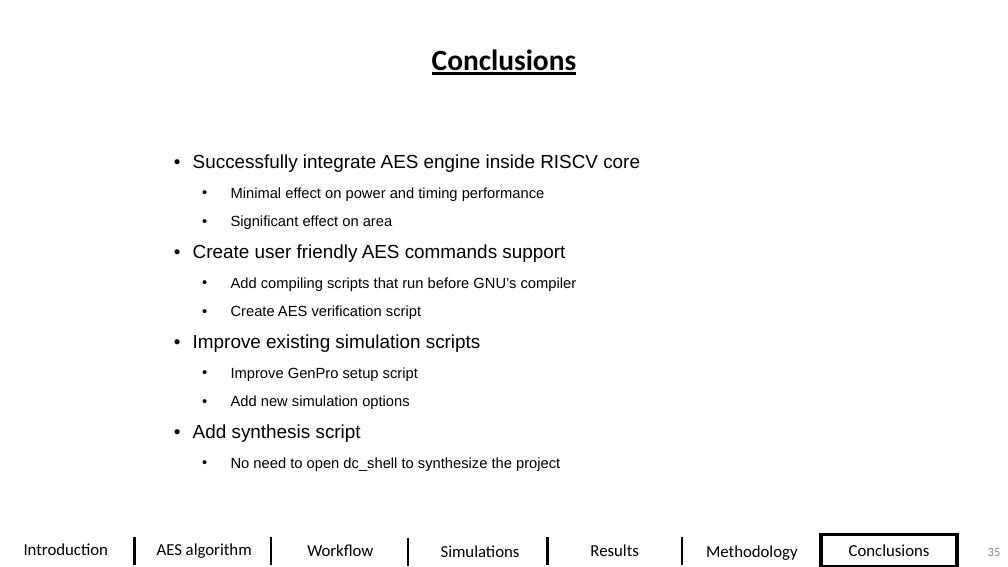
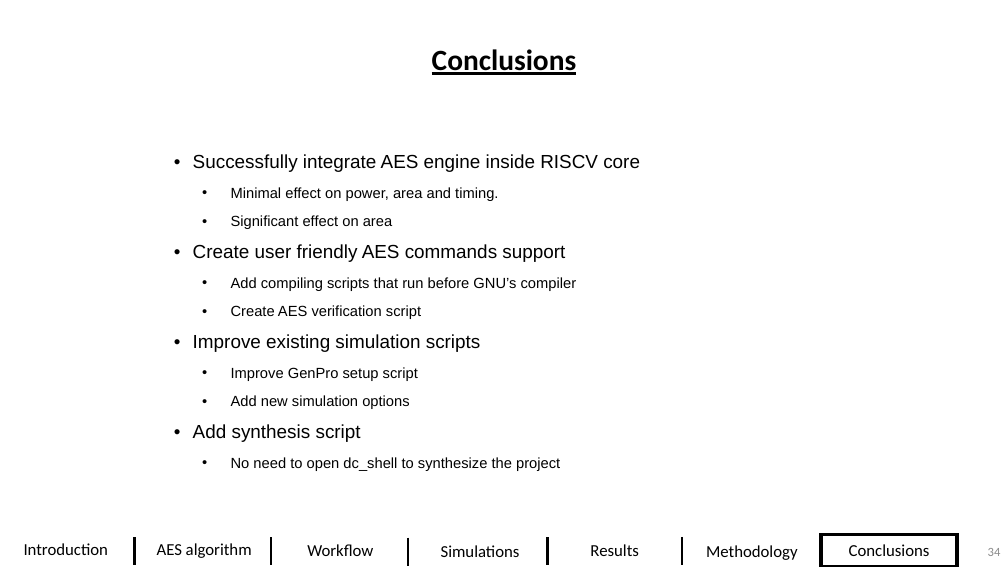
Before and after one commit to DavidDanD/PULPenix_AES, a slide deck: slide 34 of David and Dolev - Final Presentation5.pptx (slide 35 before the commit). Drawn at 1008x567 pixels with LibreOffice and Linux fonts; fonts in the diff are those of the drawing; background and template pictures are left out. Boxes give left, top, right and bottom in pixels: in the first picture for what was removed or moved away, otherwise in the second. Text is boxed around its words. In the diff, an @@ line names an element or a change of style, - is before the commit and + after.

```diff
--- a/David and Dolev - Final Presentation5.pptx
+++ b/David and Dolev - Final Presentation5.pptx
@@ text at box(231, 187, 498, 201): text changed @@
-  • Minimal effect on power and timing performance
+  • Minimal effect on power, area and timing.
@@ page number at box(988, 548, 1001, 556): text changed @@
-35
+34
```
Also in this commit, not shown: 4 other slides changed, 1 slide added, 2 slides removed, 3 other files.
